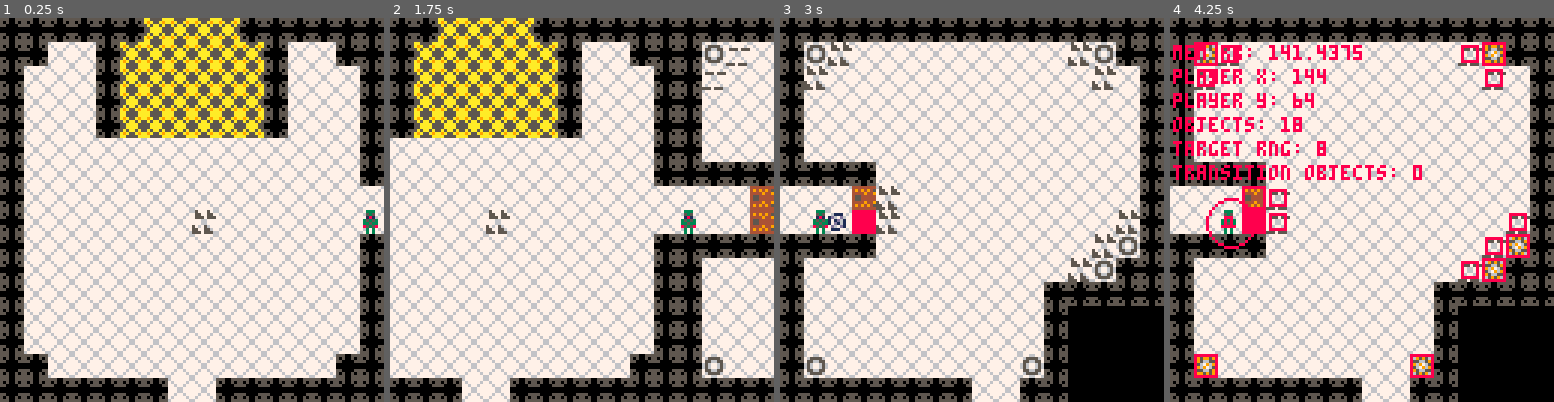
Above: before the commit, frames 1-4 (left to right).
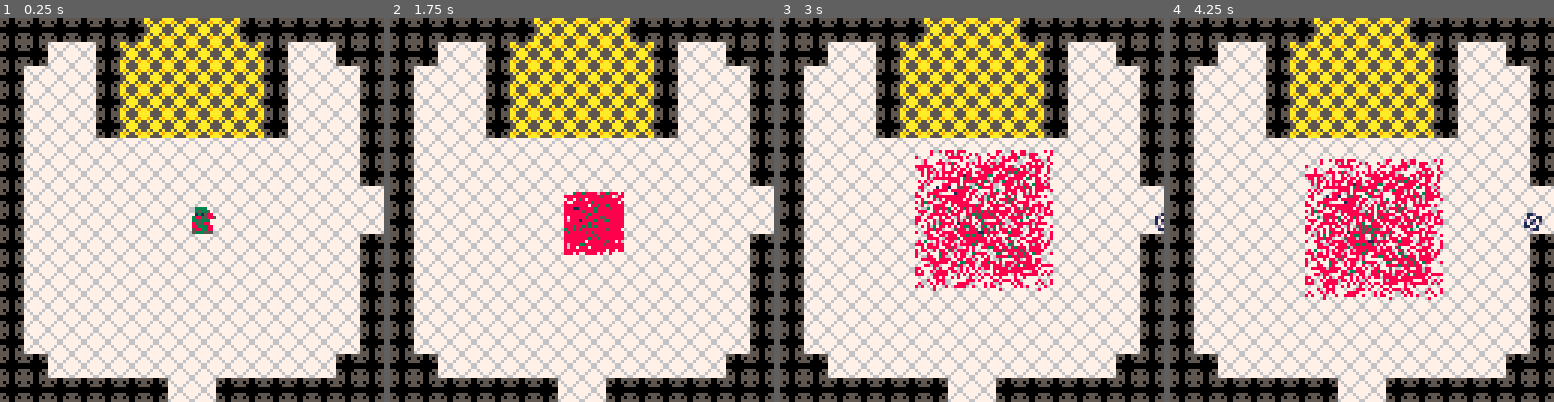
Above: after the commit, the same moments.

Repository: rledford/pico-door
Game: PICO-8 cartridge door.p8
Same seed, same stepped clock (60 frames per second), same inputs: the game is played once before the commit and once after it.
Inputs:
- Up to frame 1 (0.25 s): no input
- Up to frame 2 (1.75 s): tap X (X key) at 0.33, 1.07 s; tap O (Z key) at 0.7, 1.7 s; hold Right from 1.6 s (still down)
- Up to frame 3 (3 s): tap X (X key) at 1.85, 2.97 s; release Right at 2.1 s; tap O (Z key) at 2.1, 2.5, 2.9 s; hold Up 2.15-2.42 s; hold Right from 2.47 s (still down)
- Up to frame 4 (4.25 s): release Right at 3.03 s; hold Left 3.08-3.58 s; tap O (Z key) at 3.3, 3.7, 4.1 s; hold Down 3.63-3.97 s; hold Right from 4.02 s (still down); tap X (X key) at 4.08 s

The runs differ from the first frame. In frame 1, 0.5% of the frame differs, in the area x 50-99%, y 49-57%; in frame 2, 39%; in frame 3, 37%; in frame 4, 40%, in the area x 0-100%, y 0-100%.

Commit message:
Add death screen with restart option. Adjust particle groups to slowly fall down.

Diff:
--- a/door.p8
+++ b/door.p8
@@ -26,7 +26,7 @@
 -- [x] make destoyed enemy particles match enemy colors
 -- [x] add floor spike traps
 -- [x] make doors do hurt-flash
--- [] add player death screen with restart option
+-- [x] add player death screen with restart option
 -- [] add wall projectile traps activated by floor tiles (hits player and enemies)
 -- [] add health pickup
 -- [] enemies have low chance to drop health pickup
@@ -45,8 +45,8 @@
 -- other --
 -----------
 
--- [] add window
--- [] make window interactive
+-- [x] add window
+-- [x] make window interactive
 -- [] show window on levelup
 -- [] add upgrade choices to levelup window
 -- [] apply selected upgrade to player and close levelup window
@@ -108,6 +108,7 @@
 k_action = 5
 is_room_transition = false
 debug=false
+window = nil
 
 update_fn = function()
 end
@@ -117,7 +118,7 @@
 
 function _init()
 	cls()
-	player = init_object(player_type, 120, 64)
+	player = init_object(player_type, 64, 64)
 	-- make_enemy_spawn_point(48,72,{eye_type, bug_type},50)
 	-- make_enemy_spawn_point(56,72,{eye_type, bug_type},50)
 	-- make_enemy_spawn_point(64,72,{eye_type, bug_type},50)
@@ -153,6 +154,9 @@
 		spr(13, player.target.x, player.target.y)
 	end
 	draw_particles()
+	if window ~= nil then
+		window.draw()
+	end
 	if debug then
 		print("mem kb: "..stat(0),  camera_pos.x + 1, camera_pos.y + 1 + 8, 8)
 		print("player x: "..player.x, camera_pos.x + 1, camera_pos.y + 1 + 16, 8)
@@ -198,7 +202,7 @@
 		this.pickup_radius = 16
 		this.projectile_dmg = 1
 		this.face = {x=1,y=0}
-		this.hp = 100
+		this.hp = 1
 		this.group = PLAYER_GROUP
 		this.anim = make_animation({32})
 		this.hurt_collidable = false
@@ -216,21 +220,21 @@
 		if this.hp <= 0 then
 			this.dead = true
 			for i=0,5 do
+				make_particle_group(this.x + 2, this.y + 2, nil, 1000)
+				make_particle_group(this.x+TILE_SIZE - 2, this.y + 2, nil, 1000)
+				make_particle_group(this.x+TILE_SIZE - 2, this.y+TILE_SIZE - 2, nil, 1000)
+				make_particle_group(this.x + 2, this.y + TILE_SIZE - 2, nil, 1000)
 				make_particle_group(this.x, this.y, this.anim.frames[this.anim.current_frame],1000)
-				make_particle_group(this.x, this.y, nil, 1000)
-				make_particle_group(this.x+TILE_SIZE, this.y, nil, 1000)
-				make_particle_group(this.x+TILE_SIZE, this.y+TILE_SIZE, nil, 1000)
-				make_particle_group(this.x, this.y + TILE_SIZE, nil, 1000)
-			end
-			this.anim = make_animation({11,12}, 5)
-			sfx(1)
+			end
+			this.anim = nil
+			start_death_transition()
 		end
 	end,
 	update=function(this)
-		this.anim.update()
 		if this.dead then
 			return
 		end
+		this.anim.update()
 		local dx = 0
 		local dy = 0
 		if btnp(k_left) then
@@ -510,7 +514,7 @@
 		this.hitbox = {x=1,y=1,w=6,h=6}
 		this.frames = {16,17,18}
 		this.frame_times = {5,5,100}
-		this.current_frame = index_of(this.frames, rnd(this.frames))
+		this.current_frame = 1
 		this.frame_time = 0
 		this.frame_step = 1
 		this.reset_time = 100
@@ -928,6 +932,7 @@
 		pgroup.lifetime -= 1
 		if pgroup.lifetime > 0 then
 			for p in all(pgroup.particles) do
+				p.dir.y += 0.005
 				p.x += p.dir.x * p.spd
 				p.y += p.dir.y * p.spd
 			end
@@ -1029,6 +1034,44 @@
 	end
 end
 
+-- death --
+-----------
+
+death_window_delay = 120
+death_window_delay_timer = 0
+start_death_transition = function()
+	sfx(1)
+	death_window_delay_timer = death_window_delay
+	update_fn = update_death
+end
+
+update_death = function()
+	death_window_delay_timer -= 1
+	if death_window_delay_timer <= 0 then
+		window = death_window
+	end
+	game_update()
+	death_window.update()
+end
+
+death_window = {
+	update = function()
+		if btnp(k_action) then
+			run()
+		end
+	end,
+	draw = function()
+		local window_rect = {left=camera_pos.x + 16, top=camera_pos.y+32, right=camera_pos.x + 111, bottom=camera_pos.y + 83}
+		local pad = 4
+		rectfill(window_rect.left, window_rect.top, window_rect.right, window_rect.bottom, 0)
+		rect(window_rect.left, window_rect.top, window_rect.right, window_rect.bottom, 8)
+		spr(12, window_rect.left + 19, window_rect.top + pad - 2)
+		print("you doid", window_rect.left + 32, window_rect.top + pad)
+		spr(12, window_rect.left + 68, window_rect.top + pad - 2)
+		print("press x to restart", window_rect.left + 13, window_rect.bottom - pad * 2, 7)
+	end
+}
+
 -- utils --
 -----------
 
@@ -1086,8 +1129,8 @@
 000770000000000077766777455444447776677755aaaa5565677656090900000000909000000000000000000568765005687650000000004494494440000004
 000770000000000077766777455444447776677755aaaa55656776560000909009090000000000000000000008777750087777500000000049a99a9449a99a94
 00700700550000557767767744449449776776775a5aa5a5755665570900000000000090000000000000000005877850058778500000000049a99a9449a99a94
-0000000050500505767777674949494576777767a9a55a9a765555679009090999909099000000000000000005888580058885808000000849a99a9449a99a94
-0000000055500555677777764444444455575556aa5555aa67766776090000900900009000000000000000000858858008588580880000884444444444444444
+0000000050500505767777674949494576777767a9a55a9a765555679009090999909099000000000000000005858580058585808000000849a99a9449a99a94
+0000000055500555677777764444444455575556aa5555aa67766776090000900900009000000000000000000855858008558580880000884444444444444444
 00000000000000000500050000000000000000000000000000000000000000000000000000000000000000000000000000000000000000000000000000000000
 00000000050005000550055000000000000000000000000000000000000000000000000000000000000000000000000000000000000000000011d00000011100
 0555055505550555055505550000000000000000000000000000000000000000000000000000000000000000000000000000b000000030000010011001d00d00
